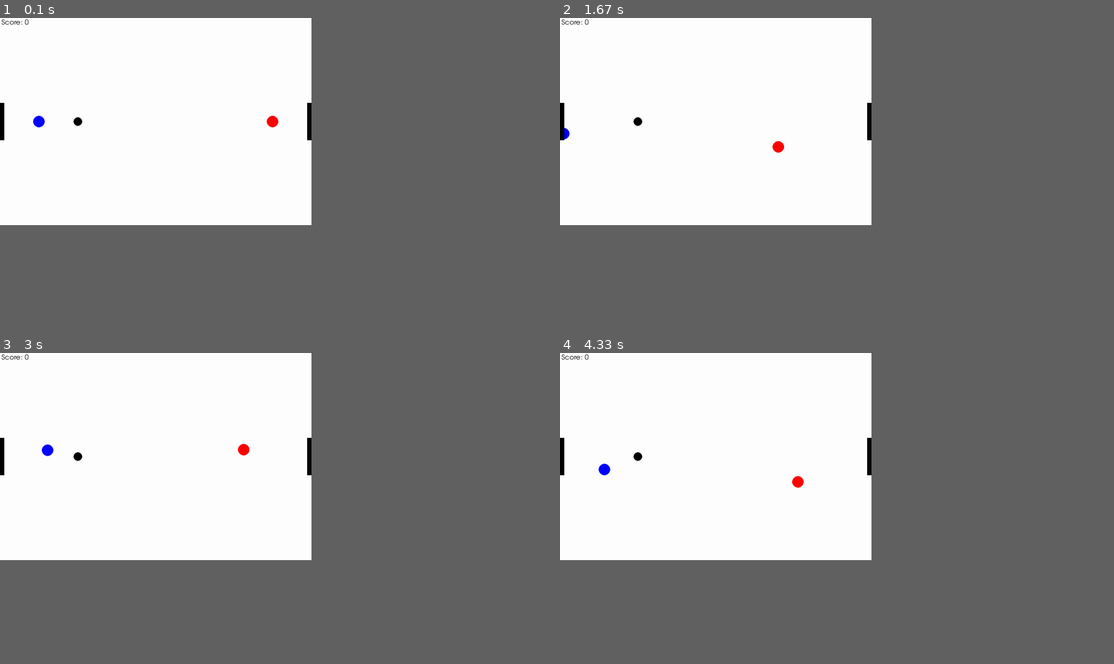
Above: before the commit, frames 1-4 (two rows, left to right).
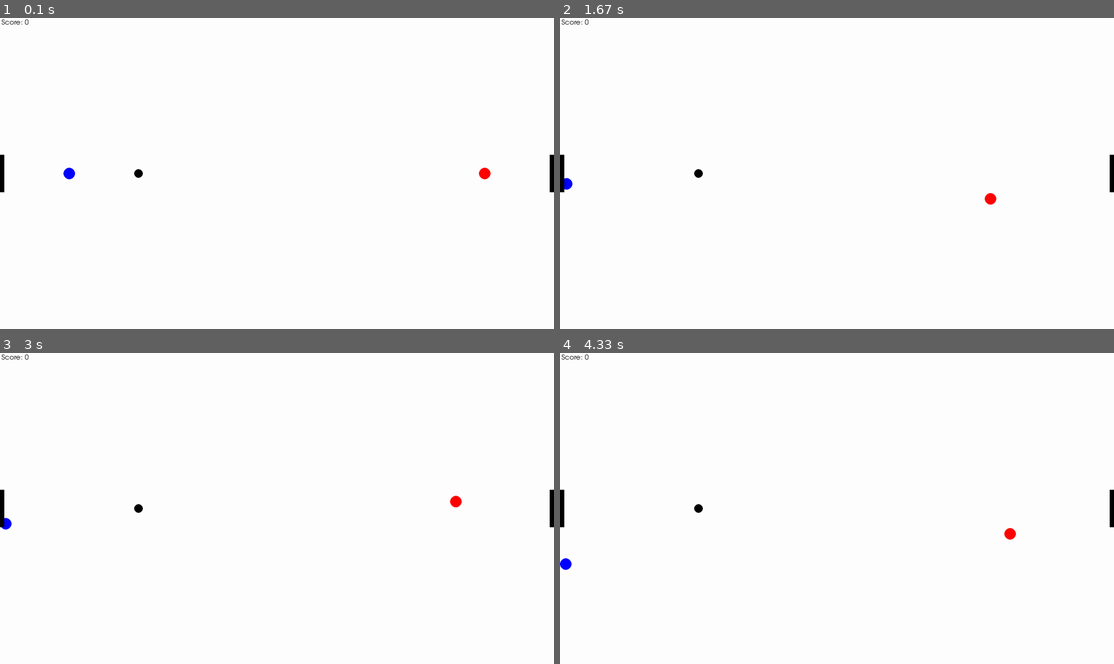
Above: after the commit, the same moments.

Repository: Chiune-Honda/SLSS-Programming-2024
Game: pygame game, started from main.py
Two runs of this game, one before a commit and one after it. Both use one fixed random seed, a clock stepped at 60 frames per second and the inputs below.
Inputs:
- Up to frame 1 (0.1 s): no input
- Up to frame 2 (1.67 s): tap W at 0.33 s; hold Left 0.67-1.2 s; hold A 0.67-1.2 s; hold Down 1.23-1.53 s; hold S 1.23-1.53 s; hold Left from 1.57 s (still down); hold A from 1.57 s (still down)
- Up to frame 3 (3 s): release Left at 1.97 s; release A at 1.97 s; hold Up 2-2.37 s; hold W 2-2.37 s; hold Right from 2.4 s (still down); hold D from 2.4 s (still down)
- Up to frame 4 (4.33 s): release Right at 3.03 s; release D at 3.03 s; hold Down 3.07-3.43 s; hold S 3.07-3.43 s; hold Left 3.47-3.93 s; hold A 3.47-3.93 s; hold Right from 3.97 s (still down); hold D from 3.97 s (still down)
The window is 506x337 before the commit and 900x506 after it. Grey fills any space a smaller window leaves; there, only what the larger window draws over its background counts as a difference.

The runs differ from the first frame. In frame 1, 0.7% of the frame differs, in the area x 0-100%, y 27-57%; in frame 2, 0.7%; in frame 3, 0.7%; in frame 4, 0.7%.

Commit message:
rdyjtyjg

Diff:
--- a/main.py
+++ b/main.py
@@ -12,25 +12,18 @@
 BLUE = (0, 0, 255)
 GRAY = (128, 128, 128)
 
-WIDTH = 1080
-HEIGHT = 720
+WIDTH = 1920
+HEIGHT = 1080
 SCREEN_SIZE = (WIDTH, HEIGHT)
 # Set up the screen
 screen = pygame.display.set_mode((WIDTH, HEIGHT))
-pygame.display.set_caption("Soccer Physics")
+pygame.display.set_caption("Cool Hockey's")
 
 
 class PlayerL(pg.sprite.Sprite):
     def __init__(self):
         # Super class constructor
         super().__init__()
-
-        # self.image = pg.Surface((25, 120))
-        # self.image.fill(BLACK)
-        # self.image = pg.image.load("./images/crayonshinchanbestversionleft.png")
-        # self.image = pg.transform.scale(
-        #     self.image, (self.image.get_width() // 2.75, self.image.get_height() // 2.75)
-        # )
 
         self.radius = 20  # Radius of the ball
         self.diameter = self.radius * 2
@@ -41,64 +34,54 @@
 
         self.rect.centerx, self.rect.centery = WIDTH * 1/8, HEIGHT // 2
 
+        self.max_speed = 7  # Maximum speed
+        self.acceleration = 0.1  # Acceleration rate
+        self.deceleration = 0.1  # Deceleration rate
+
         self.change_x = 0
         self.change_y = 0
 
     def go_left(self):
-            """ Called when the user hits the left arrow. """
-            if self.change_x >= 0:
-                self.change_x = -1
-            self.rect.x += self.change_x
+        if self.change_x > -self.max_speed:
+            self.change_x -= self.acceleration
 
     def go_right(self):
-            """ Called when the user hits the right arrow. """
-            if self.change_x <= 0:
-                self.change_x = 1
-            self.rect.x += self.change_x
+        if self.change_x < self.max_speed:
+            self.change_x += self.acceleration
 
     def go_up(self):
-            """ Called when the user hits the left arrow. """
-            if self.change_y >= 0:
-                self.change_y = -1
-            self.rect.y += self.change_y
+        if self.change_y > -self.max_speed:
+            self.change_y -= self.acceleration
 
     def go_down(self):
-            """ Called when the user hits the right arrow. """
-            if self.change_y <= 0:
-                self.change_y = 1
-            self.rect.y += self.change_y
+        if self.change_y < self.max_speed:
+            self.change_y += self.acceleration
+
+    def stop(self):
+        if self.change_x > 0:
+            self.change_x = max(self.change_x - self.deceleration, 0)
+        elif self.change_x < 0:
+            self.change_x = min(self.change_x + self.deceleration, 0)
+
+        if self.change_y > 0:
+            self.change_y = max(self.change_y - self.deceleration, 0)
+        elif self.change_y < 0:
+            self.change_y = min(self.change_y + self.deceleration, 0)
 
     def update(self):
+        self.rect.x += self.change_x
+        self.rect.y += self.change_y
         """Keep the player in the screen"""
         if self.rect.bottom > HEIGHT:
             self.rect.bottom = HEIGHT
         if self.rect.top < 0:
             self.rect.top = 0
-        """Keep the player in the screen"""
         if self.rect.left < 0:
             self.rect.left = 0
         if self.rect.right > WIDTH / 2:
             self.rect.right = WIDTH / 2
 
-        if self.change_x > 0:
-                # self.change_x = max(self.change_x + 2, 50)
-            if self.change_x < 7:
-                self.change_x += 0.1
-        if self.change_x < 0:
-                # self.change_x = min(self.change_x - 2, -50)
-            if self.change_x > -7:
-                self.change_x -= 0.1
-
-        if self.change_y < 0:
-                # self.change_x = min(self.change_x - 2, -50)
-            if self.change_y > -7:
-                self.change_y -= 0.1
-        if self.change_y > 0:
-                # self.change_x = max(self.change_x + 2, 50)
-            if self.change_y < 7:
-                self.change_y += 0.1
-
-        print(self.change_x, self.change_y)
+
 
 
 
@@ -221,11 +204,46 @@
         self.rect.y += self.ball_speed_y
 
         # Check for collision with walls
-        if self.rect.left <= 0 or self.rect.right >= WIDTH:
-            self.ball_speed[0] *= -1
-        if self.rect.top <= 0 or self.rect.bottom >= HEIGHT:
-            self.ball_speed[1] *= -1
-
+        if self.rect.left <= 0:
+            self.rect.left = 0
+            self.ball_speed_x *= -1
+        elif self.rect.right >= WIDTH:
+            self.rect.right = WIDTH
+            self.ball_speed_x *= -1
+
+        if self.rect.top <= 0:
+            self.rect.top = 0
+            self.ball_speed_y *= -1
+        elif self.rect.bottom >= HEIGHT:
+            self.rect.bottom = HEIGHT
+            self.ball_speed_y *= -1
+
+    def hitright(self):
+    # Called when the ball is hit by a player
+    # Change the ball's speed based on the player's direction and speed
+
+            self.ball_speed_x = 3
+
+            self.ball_speed_y = 3
+
+    def hitleft(self):
+
+        self.ball_speed_x = -3
+        self.ball_speed_y = -3
+
+        # if player.rect.centerx < self.rect.centerx:
+        #     self.rect.left = player.rect.right
+        #     self.ball_speed_x = player.change_x  # Move left
+        # else:
+        #     self.rect.right = player.rect.left
+        #     self.ball_speed_x = player.change_x  # Move right
+
+        # if player.rect.centery > self.rect.centery:
+        #     self.rect.bottom = player.rect.top
+        #     self.ball_speed_y = player.change_y
+        # else:
+        #     self.rect.top = player.rect.bottom
+        #     self.ball_speed_y = player.change_y
     # def calc_grav(self):
     #     if self.ball_speed_x == 0:
     #         self.ball_speed_x = 1
@@ -294,7 +312,6 @@
         goalleft_collided = pg.sprite.spritecollide(ball, goalleft_sprites, True)
         goalright_collided = pg.sprite.spritecollide(ball, goalright_sprites, True)
 
-
         for goalleft in goalleft_collided:
         # Increase the score by 10
             score += 1
@@ -308,7 +325,7 @@
 
 
 
-        # Key and controls
+        #Key and controls
         keys_pressed = pg.key.get_pressed()
 
         if keys_pressed[pg.K_w]:
@@ -320,7 +337,6 @@
         if keys_pressed[pg.K_d]:
             playerleft.go_right()
 
-
         if keys_pressed[pg.K_UP]:
             playerright.go_up()
         if keys_pressed[pg.K_DOWN]:
@@ -330,12 +346,10 @@
         if keys_pressed[pg.K_RIGHT]:
             playerright.go_right()
 
-
-        if ball.rect.colliderect(playerleft):
-            ball.ball_speed[0] *= -1
-
-        if ball.rect.colliderect(playerright):
-            ball.ball_speed[0] *= -1
+        if pygame.sprite.collide_circle(playerleft, ball):
+            ball.hitright()
+            ball.hitleft()
+
 
         screen.fill(WHITE)
 
